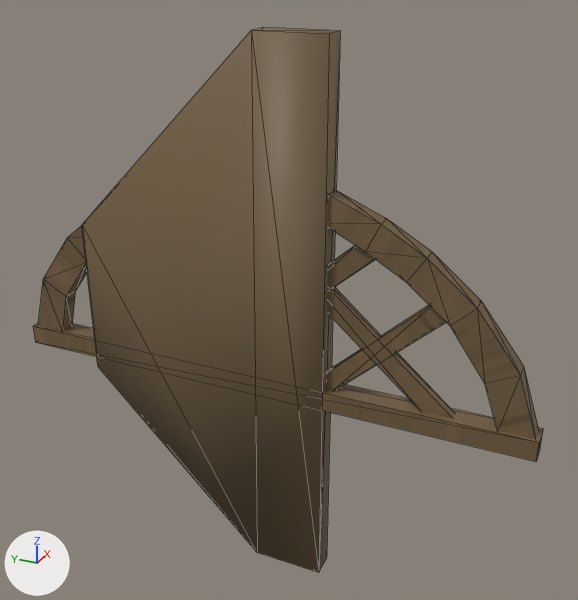
One commit to the FBX model Assets/Stylized_Egypt/Meshes/building/SM_wooden_grid_02.fbx: the scene before it, then after it.
Both versions are drawn from a 50 mm lens placed at (-3.14, -1.58, 1.73), pointed at (0.1, -0.12, 0.11). The lights are fixed; the arrows at lower left show +X, +Y and +Z. Mesh edges are drawn as thin lines. Where no turn or scale is listed for an object, it has been applied to the vertices.

Names of what the first picture shows: 'SM_wooden_grid_02', 'SM_wooden_grid_02_ConvexHulls'.
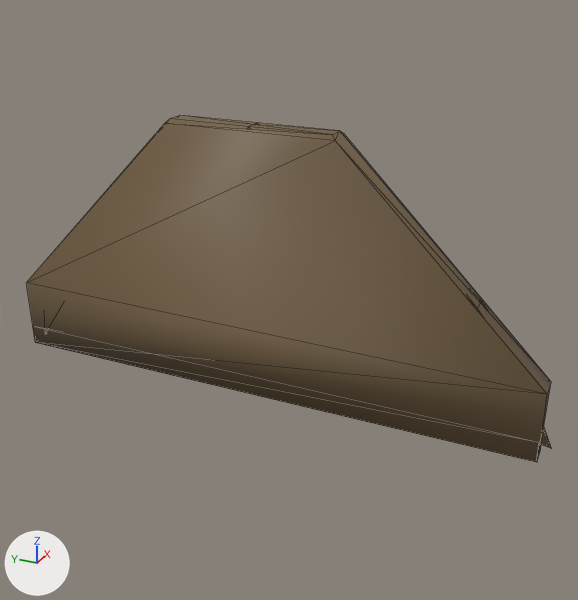
Changed parts and their boxes (x1, y1, x2, y2) in the pictures (578 x 600 px):
'SM_wooden_grid_02_ConvexHulls', moved, rescaled (103% wider, 36% shorter)
    before: (82, 27, 340, 573)
    after: (27, 115, 551, 462)
'SM_wooden_grid_02_LOD1', added
    after: (540, 425, 552, 449)
'SM_wooden_grid_02', unchanged, covered by the edit
    before: (33, 189, 543, 462)

Edits to the bpy script that builds the scene:
```text
Add me_sm_wooden_grid_02_001:
    me_sm_wooden_grid_02_001.from_pydata(...)  # 90 vertices, 124 faces; spans x -0.06..0.05, y -1.42..1.38, z -0.36..0.94
    me_sm_wooden_grid_02_001.materials.append(mat_mi_building_wood_03_inst)  # picture img_t_wood_01_basecolor_png
Change ob_sm_wooden_grid_02_convexhulls:
    add ob_sm_wooden_grid_02_convexhulls.parent = ob_sm_wooden_grid_7
    ob_sm_wooden_grid_02_convexhulls.scale: (0.01, 0.01, 0.01) -> (1.0, 1.0, 1.0)
Add ob_sm_wooden_grid_7:
    ob_sm_wooden_grid_7 = bpy.data.objects.new('SM_wooden_grid_7', None)
    ob_sm_wooden_grid_7.location = (0.0, 0.0, 0.0)
    ob_sm_wooden_grid_7.rotation_euler = (1.571, 0.0, 0.0)  # degrees (90, 0, 0)
    ob_sm_wooden_grid_7.scale = (0.01, 0.01, 0.01)
Add ob_sm_wooden_grid_02_lod1:
    ob_sm_wooden_grid_02_lod1 = bpy.data.objects.new('SM_wooden_grid_02_LOD1', me_sm_wooden_grid_02_001)
    ob_sm_wooden_grid_02_lod1.location = (0.0, 0.0, 0.0)
```
